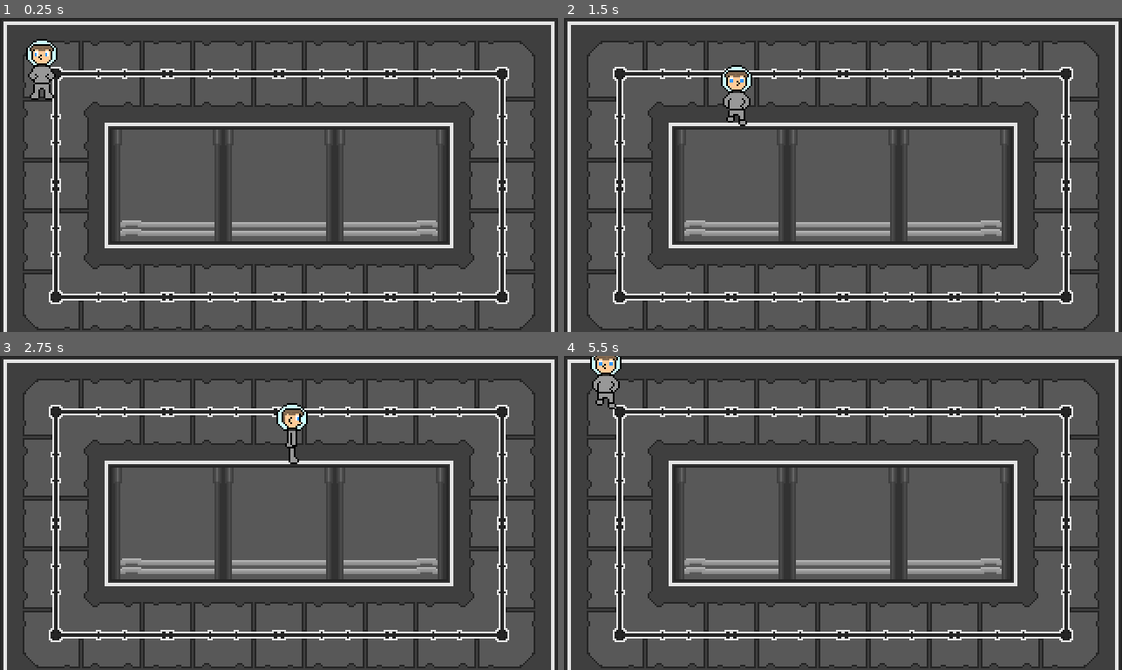
Above: before the commit, frames 1-4 (two rows, left to right).
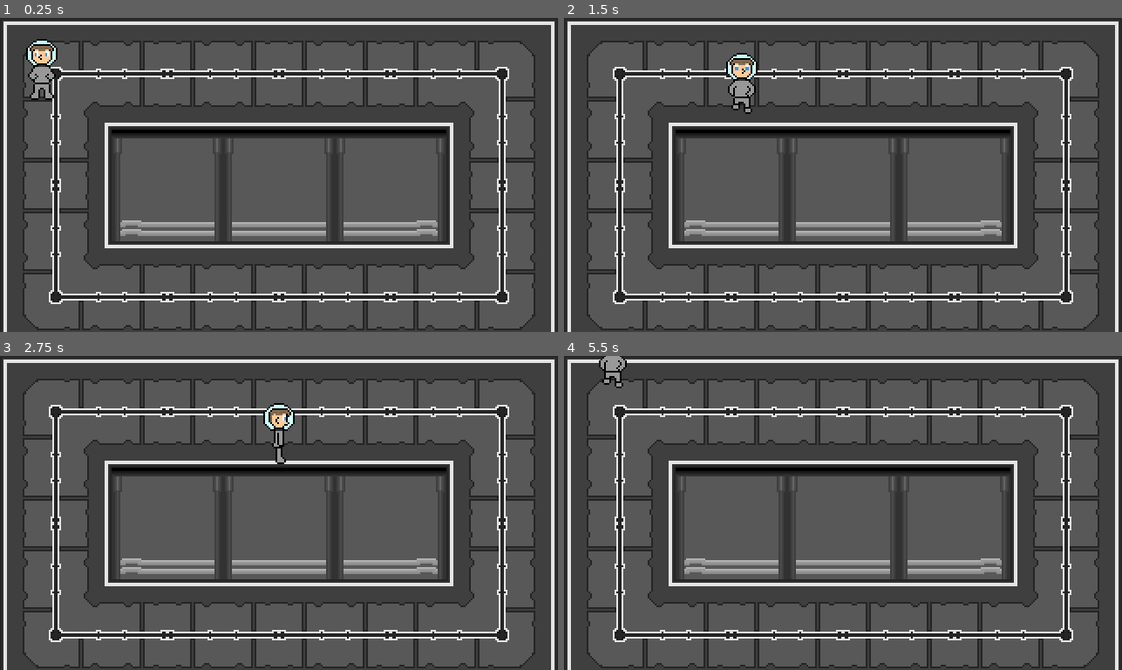
Above: after the commit, the same moments.

Repository: CaffeinatedCM/godot-wildjam-34
Game: Godot game, scene res://Main.tscn
Two runs of this game, one before a commit and one after it. Both use one fixed random seed, a clock stepped at 60 frames per second and the inputs below.
Inputs:
- Up to frame 1 (0.25 s): no input
- Up to frame 2 (1.5 s): hold D (move_right) 0.53-1.28 s; hold S (move_down) from 1.28 s (still down)
- Up to frame 3 (2.75 s): release S (move_down) at 2.03 s; hold D (move_right) from 2.03 s (still down)
- Up to frame 4 (5.5 s): release D (move_right) at 2.78 s; hold W (move_up) 2.78-3.53 s; hold A (move_left) 3.53-5.03 s; tap Enter at 4.25 s; tap Space at 5 s; hold S (move_down) from 5.03 s (still down)

The runs differ from the first frame. In frame 1, 1.7% of the frame differs, in the area x 20-80%, y 35-44%; in frame 2, 2.7%, in the area x 20-80%, y 11-44%; in frame 3, 2.7%; in frame 4, 2.4%.

Commit message:
No more ice

Diff:
--- a/src/entities/Player/Move.gd
+++ b/src/entities/Player/Move.gd
@@ -1,7 +1,7 @@
 extends State
 
-export var FRICTION = 1000.0
-export var ACCELRATION = 100.0
+export var FRICTION = 500.0
+export var ACCELRATION = 500.0
 export var MAX_SPEED = 100.0
 
 onready var player = get_parent().get_parent()
@@ -20,8 +20,7 @@
     if input_vector != Vector2.ZERO:
         animationTree.set("parameters/Move/blend_position", input_vector)
         animationState.travel("Move")
-        velocity = velocity.linear_interpolate(input_vector * MAX_SPEED, ACCELRATION * delta)
-        #velocity = velocity.move_toward(input_vector * MAX_SPEED, ACCELRATION * delta)
+        velocity = velocity.move_toward(input_vector * MAX_SPEED, ACCELRATION * delta)
     else:
         animationState.travel("Idle")
         velocity = velocity.move_toward(Vector2.ZERO, FRICTION * delta)
--- a/src/entities/Player/Player.tscn
+++ b/src/entities/Player/Player.tscn
@@ -176,8 +176,6 @@
 
 [node name="Move" type="Node" parent="StateMachine"]
 script = ExtResource( 3 )
-FRICTION = 500.0
-ACCELRATION = 30.0
 
 [node name="AnimationPlayer" type="AnimationPlayer" parent="."]
 anims/Idle = SubResource( 2 )
Binary file changed: src/tilesets/FloorSpritesheet.png
Binary file changed: src/tilesets/WallSpritesheet.png
